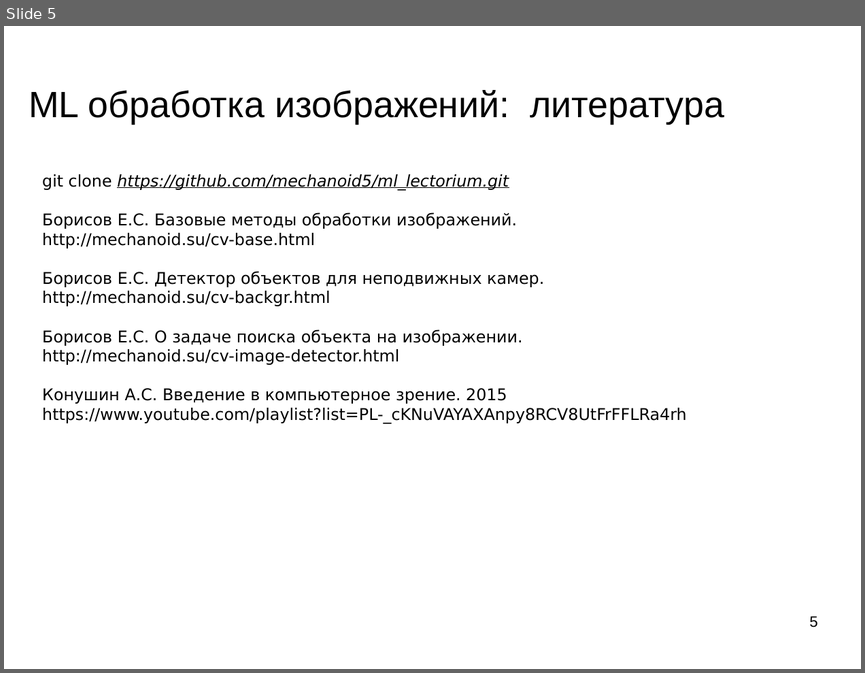
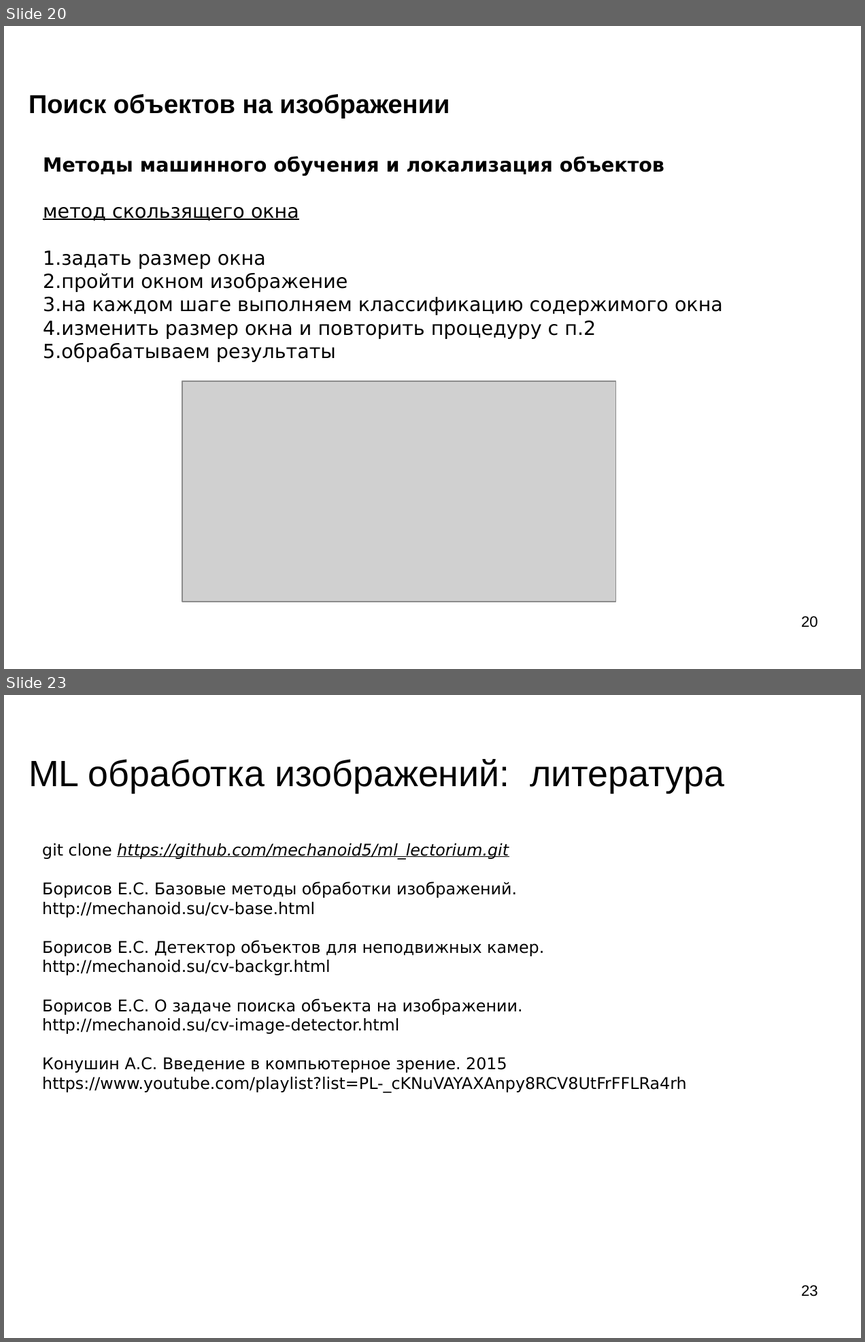
Before and after one commit to mechanoid5/ml_lectorium_2023_I, a slide deck: 20-img-proc.odp. Shown one above the other, each under a label of ours: slide 5 before the commit, slides 20 and 23 after it; the slides between them are not shown. The pictures are 865x673 and 865x1342 pixels, drawn with LibreOffice and Linux fonts; fonts in the diff are those of the drawing; grey boxes stand for pictures; background and template pictures are left out. Boxes give left, top, right and bottom in pixels: in the first picture for what was removed or moved away, otherwise in the second. Text is boxed around its words. In the diff, an @@ line names an element or a change of style, - is before the commit and + after.

```diff
--- a/20-img-proc.odp
+++ b/20-img-proc.odp
@@ slide 20 added at (4,26,861,669), background picture (left out) @@
@@ title added at (28,94,449,118), 24 pt, text #000000, bold @@
+Поиск объектов на изображении
@@ text added at (43,156,723,362), 18 pt, text #000000 @@
+Методы машинного обучения и локализация объектов
+метод скользящего окна
+1.задать размер окна
+2.пройти окном изображение
+3.на каждом шаге выполняем классификацию содержимого окна
+4.изменить размер окна и повторить процедуру с п.2
+5.обрабатываем результаты
@@ picture added at (182,382,616,601) @@
@@ page number added at (801,616,818,627), 14 pt, text #000000 @@
+20
@@ what was slide 5 is now slide 23 @@
@@ page number at (801,1285,818,1296): text changed @@
-5
+23
```
Also in this commit, not shown: 1 slide changed, 17 other slides added, 47 other files.
